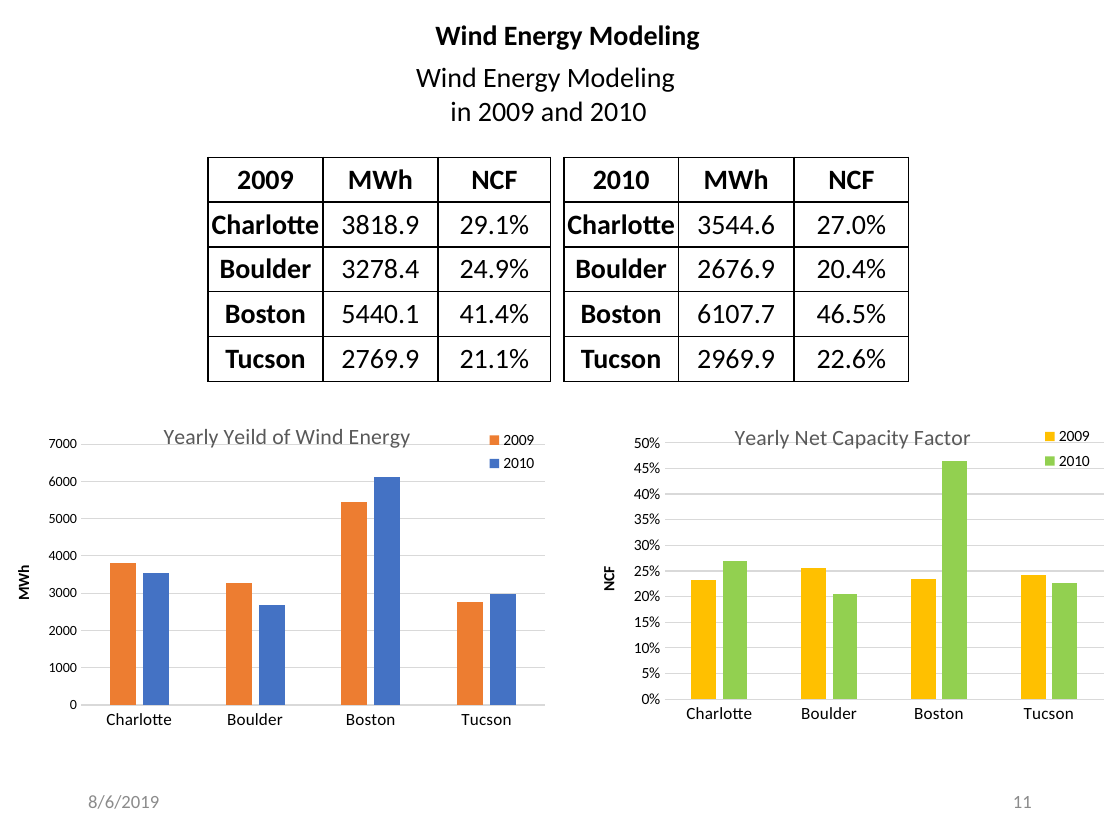
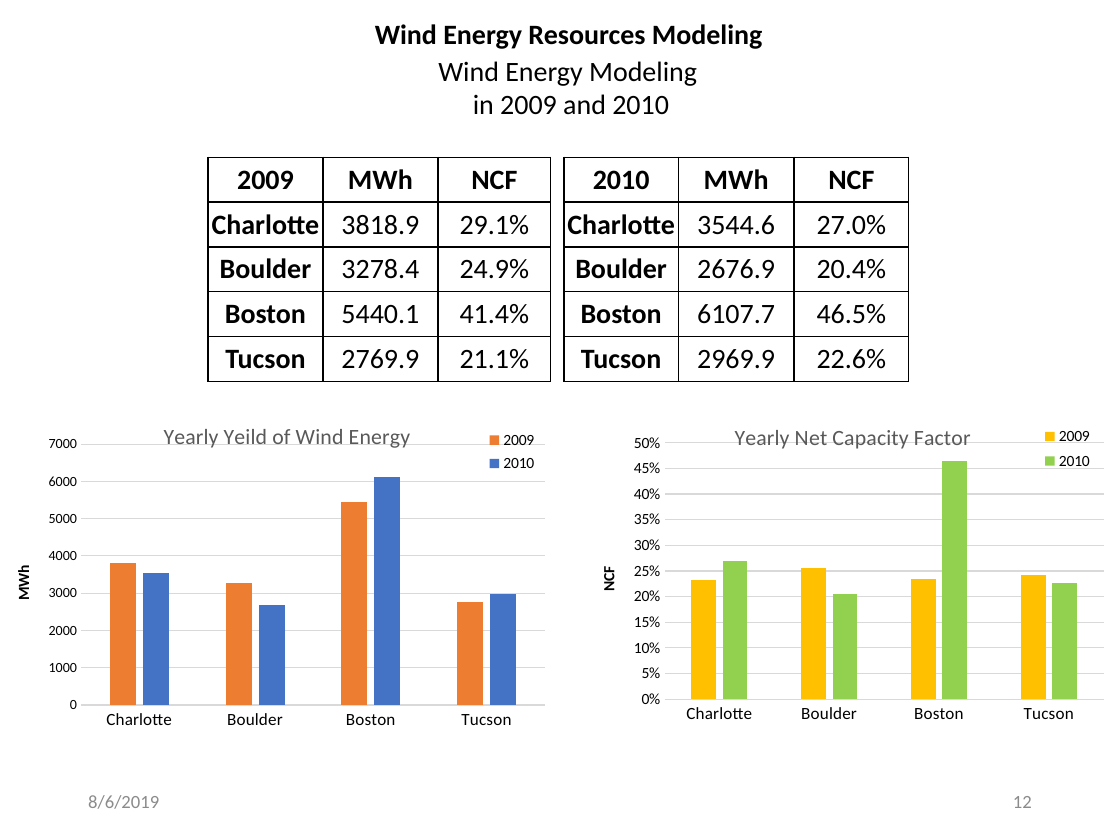
Before and after one commit to MohamedAbuella/Ascend-Analyticis-docs, a slide deck: slide 12 of +Presentation for Ascend_Analytics/Wind_Solar_Energy_Modeling_Analysis.pptx (slide 11 before the commit). Drawn at 1120x840 pixels with LibreOffice and Linux fonts; fonts in the diff are those of the drawing. Boxes give left, top, right and bottom in pixels: in the first picture for what was removed or moved away, otherwise in the second. Text is boxed around its words. In the diff, an @@ line names an element or a change of style, - is before the commit and + after.

Commit message:
wind_solar_modeling

```diff
--- a/+Presentation for Ascend_Analytics/Wind_Solar_Energy_Modeling_Analysis.pptx
+++ b/+Presentation for Ascend_Analytics/Wind_Solar_Energy_Modeling_Analysis.pptx
@@ text at (375,24,763,49): text changed @@
-Wind Energy Modeling
+Wind Energy Resources Modeling
@@ text "Wind Energy Modeling": place and size @@
-text "Wind Energy Modeling" at (416,67,675,122)
+text "Wind Energy Modeling" at (438,61,697,115)
@@ page number at (1013,796,1032,808): text changed @@
-11
+12
```
Also in this commit, not shown: 19 other slides changed, 1 slide added, 3 other files.
